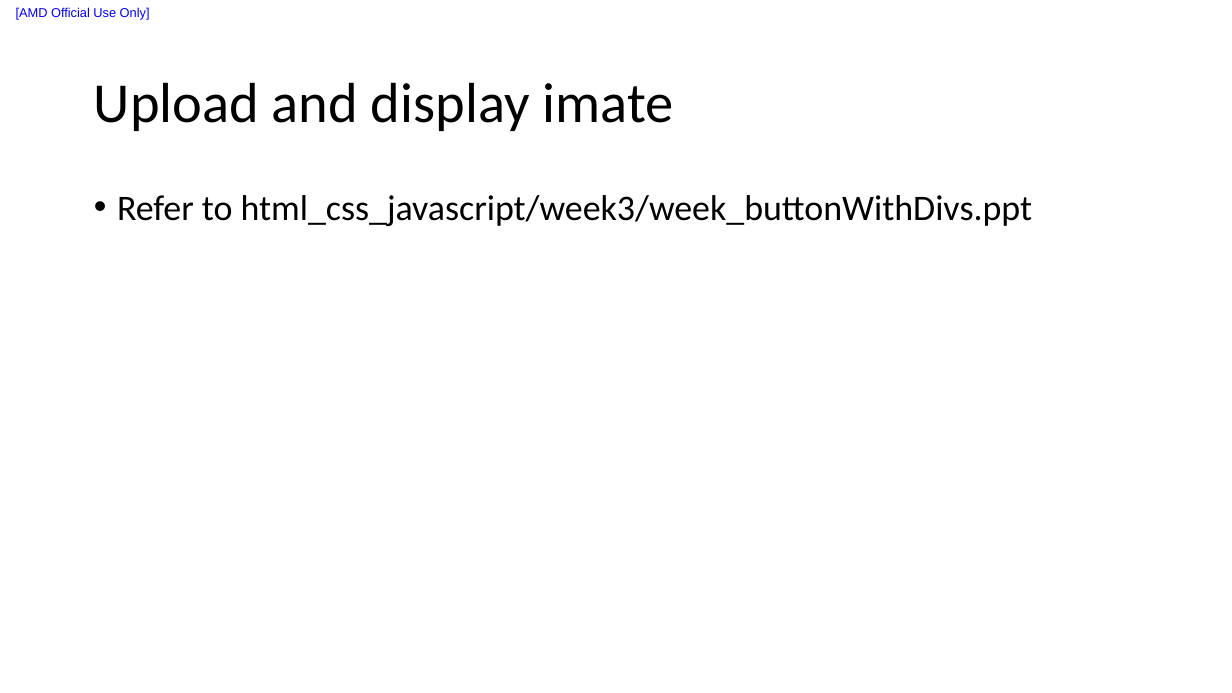
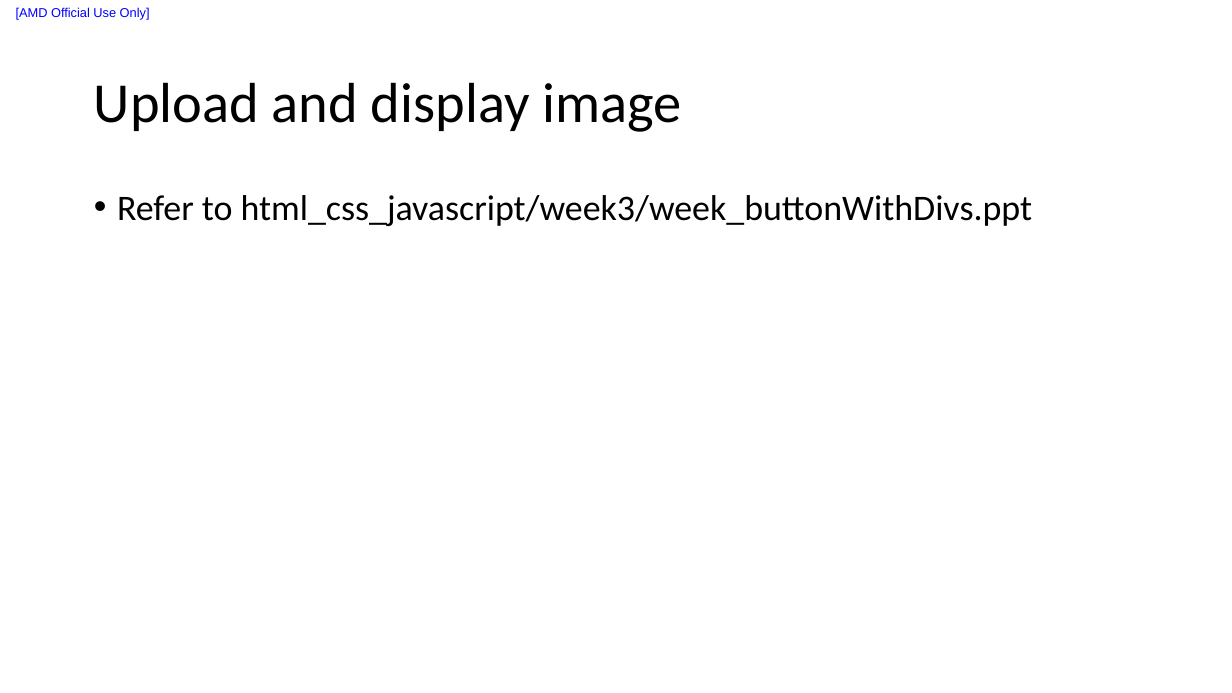
Before and after one commit to liuxu-github-ui/Django, a slide deck: slide 9 of Create new app.pptx. Drawn at 1232x693 pixels with LibreOffice and Linux fonts; fonts in the diff are those of the drawing. Boxes give left, top, right and bottom in pixels: in the first picture for what was removed or moved away, otherwise in the second. Text is boxed around its words. In the diff, an @@ line names an element or a change of style, - is before the commit and + after.

```diff
--- a/Create new app.pptx
+++ b/Create new app.pptx
@@ title at [94,82,681,132]: text changed @@
-Upload and display imate
+Upload and display image
```
Also in this commit, not shown: 10 slides added, 8 other files.
